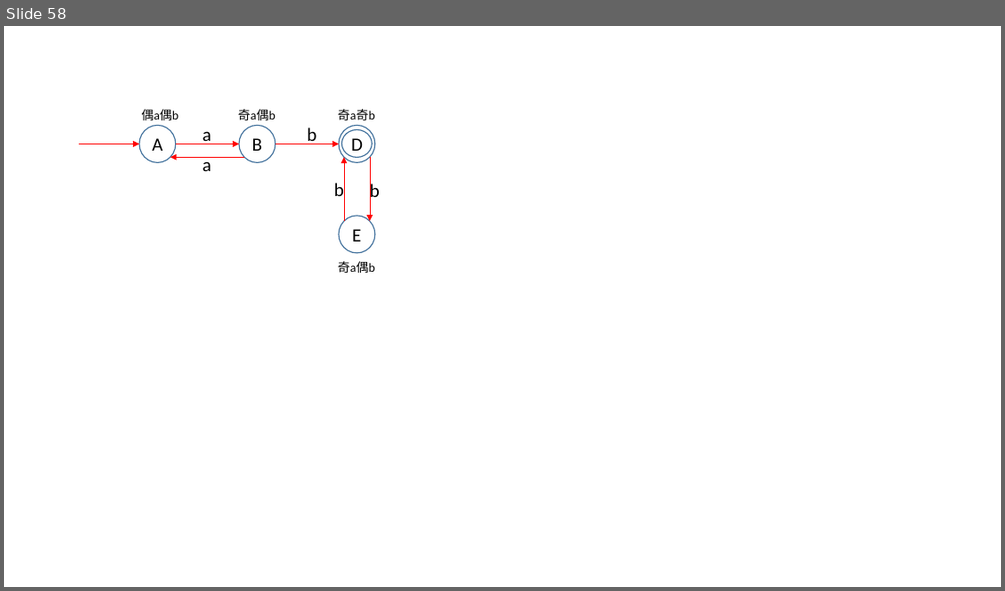
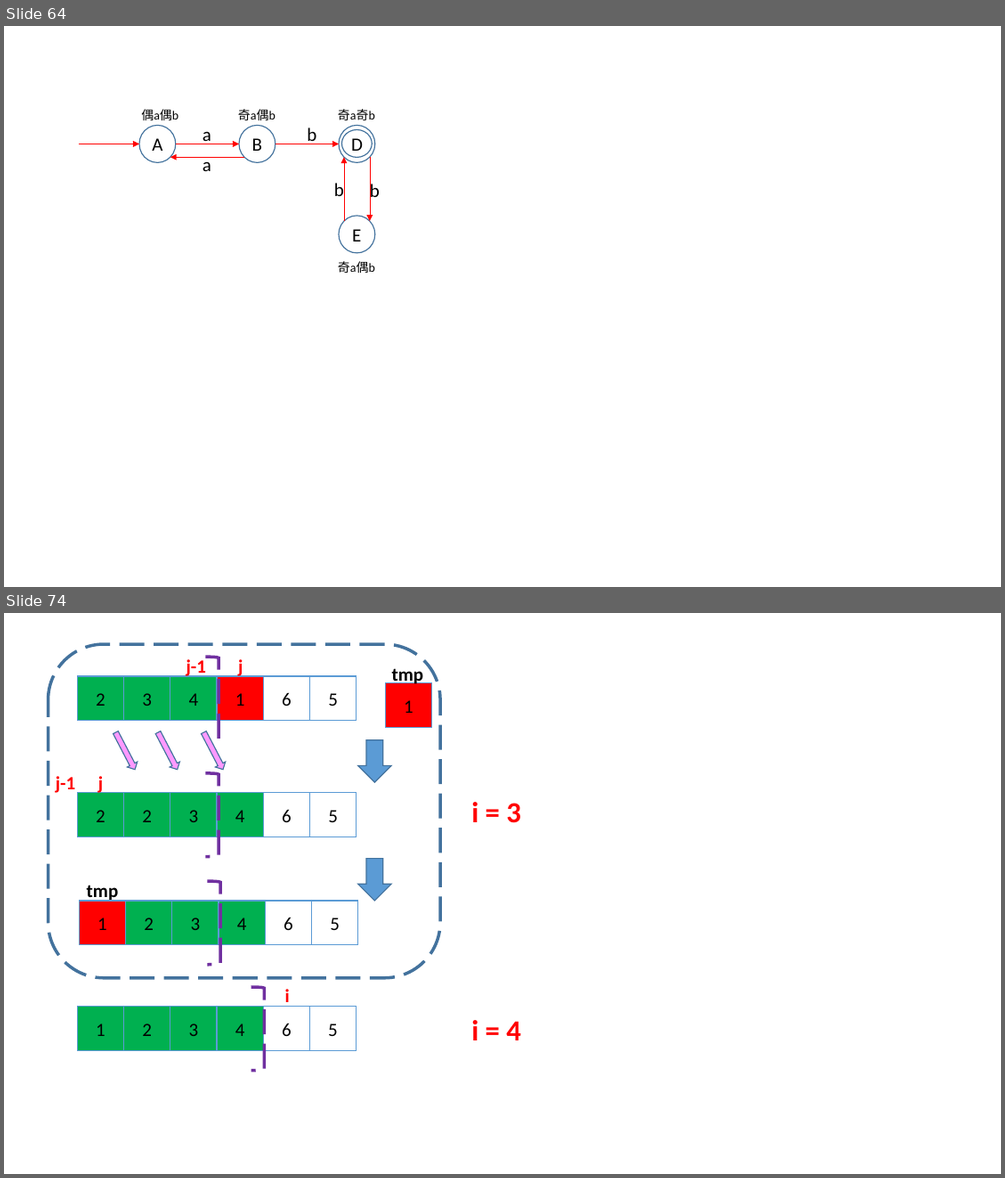
Before and after one commit to Waynefn/cpp_ds_algo, a slide deck: ppt.pptx. Shown one above the other, each under a label of ours: slide 58 before the commit, slides 64 and 74 after it; the slides between them are not shown. The pictures are 1005x591 and 1005x1178 pixels, drawn with LibreOffice and Linux fonts; fonts in the diff are those of the drawing. Boxes give left, top, right and bottom in pixels: in the first picture for what was removed or moved away, otherwise in the second. Text is boxed around its words. In the diff, an @@ line names an element or a change of style, - is before the commit and + after.

```diff
--- a/ppt.pptx
+++ b/ppt.pptx
@@ slide 74 added at box(4, 613, 1001, 1174), background #FFFFFF @@
@@ rounded rectangle added at box(48, 644, 440, 978), outline #43739E 3 pt dashed @@
@@ text added at box(186, 657, 206, 679), 18 pt, text #FF0000, bold @@
+j-1
@@ right bracket added at box(206, 657, 218, 740), outline #7030A0 3 pt dashed @@
@@ text added at box(238, 657, 243, 679), 18 pt, text #FF0000, bold @@
+j
@@ group added at box(77, 676, 356, 721): 6 rectangles @@
+2
+3
+4
+1
+6
+5
@@ rectangle added at box(386, 683, 432, 728), fill #FF0000, outline #5B9BD5 1 pt, 18 pt, text #000000 @@
+1
@@ text added at box(392, 668, 424, 686), 18 pt, text #000000, bold @@
+tmp
@@ down arrow added at box(111, 730, 140, 772), fill #FF99FF, outline #43739E 1 pt @@
@@ down arrow added at box(153, 730, 182, 772), fill #FF99FF, outline #43739E 1 pt @@
@@ down arrow added at box(198, 730, 227, 772), fill #FF99FF, outline #43739E 1 pt @@
@@ down arrow added at box(357, 740, 391, 782), fill #5B9BD5, outline #43739E 1 pt @@
@@ text added at box(56, 776, 75, 793), 18 pt, text #FF0000, bold @@
+j-1
@@ text added at box(98, 773, 103, 795), 18 pt, text #FF0000, bold @@
+j
@@ right bracket added at box(206, 773, 218, 856), outline #7030A0 3 pt dashed @@
@@ group added at box(77, 793, 356, 836): 6 rectangles @@
+2
+2
+3
+4
+6
+5
@@ text added at box(471, 802, 521, 823), 28 pt, text #FF0000, bold @@
+i = 3
@@ down arrow added at box(357, 859, 391, 900), fill #5B9BD5, outline #43739E 1 pt @@
@@ text added at box(87, 884, 119, 902), 18 pt, text #000000, bold @@
+tmp
@@ right bracket added at box(208, 881, 220, 964), outline #7030A0 3 pt dashed @@
@@ group added at box(80, 900, 357, 945): 6 rectangles @@
+1
+2
+3
+4
+6
+5
@@ right bracket added at box(251, 987, 264, 1070), outline #7030A0 3 pt dashed @@
@@ text added at box(285, 989, 290, 1006), 18 pt, text #FF0000, bold @@
+i
@@ group added at box(77, 1006, 356, 1051): 6 rectangles @@
+1
+2
+3
+4
+6
+5
@@ text added at box(471, 1020, 521, 1040), 28 pt, text #FF0000, bold @@
+i = 4
@@ what was slide 58 is now slide 64 @@
```
Also in this commit, not shown: 5 slides changed, 27 other slides added, 11 other files.
